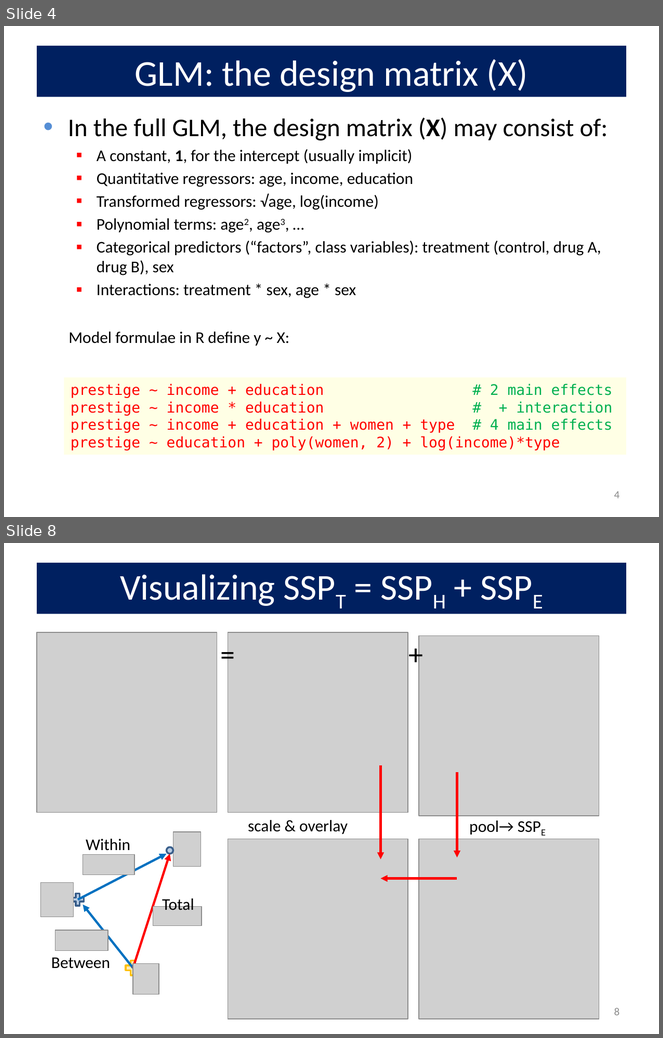
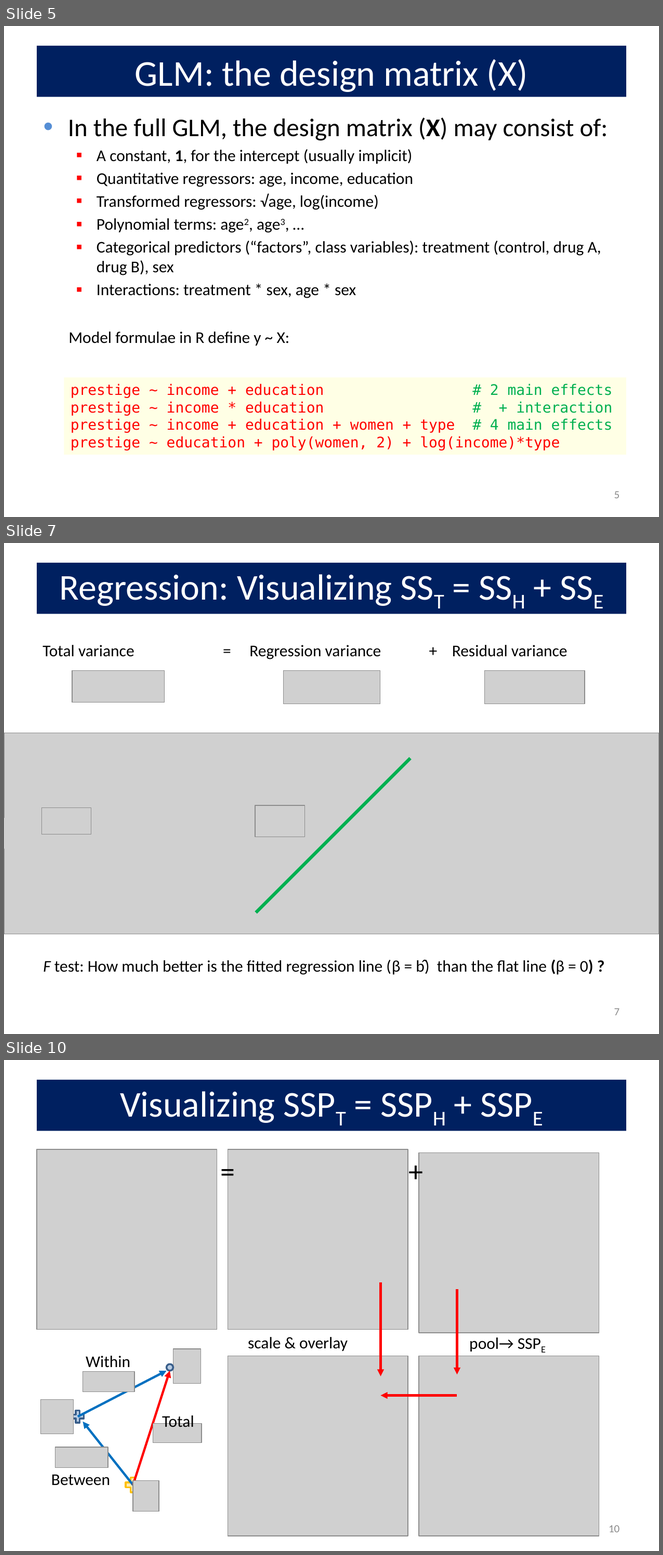
Before and after one commit to friendly/VisMLM-course, a slide deck: docs/lectures/lecture2.pptx. Shown one above the other, each under a label of ours: slides 4 and 8 before the commit, slides 5, 7 and 10 after it; the slides between them are not shown. The pictures are 663x1038 and 663x1555 pixels, drawn with LibreOffice and Linux fonts; fonts in the diff are those of the drawing; grey boxes stand for pictures. Boxes give left, top, right and bottom in pixels: in the first picture for what was removed or moved away, otherwise in the second. Text is boxed around its words. In the diff, an @@ line names an element or a change of style, - is before the commit and + after.

```diff
--- a/docs/lectures/lecture2.pptx
+++ b/docs/lectures/lecture2.pptx
@@ slide 7 added at (4, 543, 659, 1034), background #FFFFFF @@
@@ title added at (37, 563, 626, 614), fill #002060, 40 pt, text #FFFFFF @@
+Regression: Visualizing SST = SSH + SSE
@@ text added at (42, 645, 568, 659), 18 pt, text #000000 @@
+Total variance = Regression variance + Residual variance
@@ picture added at (72, 671, 165, 703) @@
@@ picture added at (284, 671, 380, 704) @@
@@ picture added at (485, 671, 585, 704) @@
@@ picture added at (4, 733, 659, 935) @@
@@ line added from (256, 913) to (410, 759), #00B050 3.5 pt @@
@@ picture added at (255, 806, 305, 837) @@
@@ picture added at (4, 818, 37, 849) @@
@@ picture added at (41, 808, 91, 835) @@
@@ text added at (43, 960, 594, 975), 18 pt, text #000000 @@
+F test: How much better is the fitted regression line (β = b̂) than the flat line (β = 0) ?
@@ page number added at (614, 1008, 620, 1016), 12 pt, text #8C8C8C @@
+7
@@ what was slide 4 is now slide 5 @@
@@ page number at (614, 491, 620, 499): text changed @@
-4
+5
@@ what was slide 8 is now slide 10 @@
@@ page number at (609, 1525, 620, 1533): text changed @@
-8
+10
```
Also in this commit, not shown: 6 slides changed, 2 other slides added, 28 other files.
